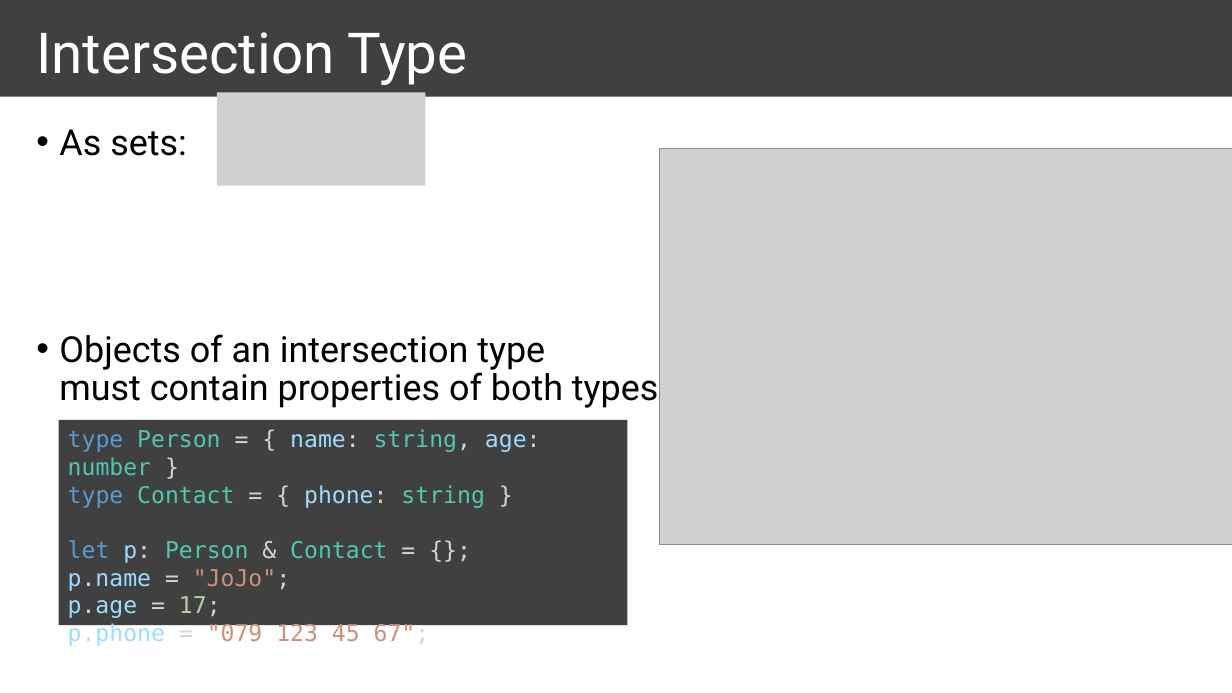
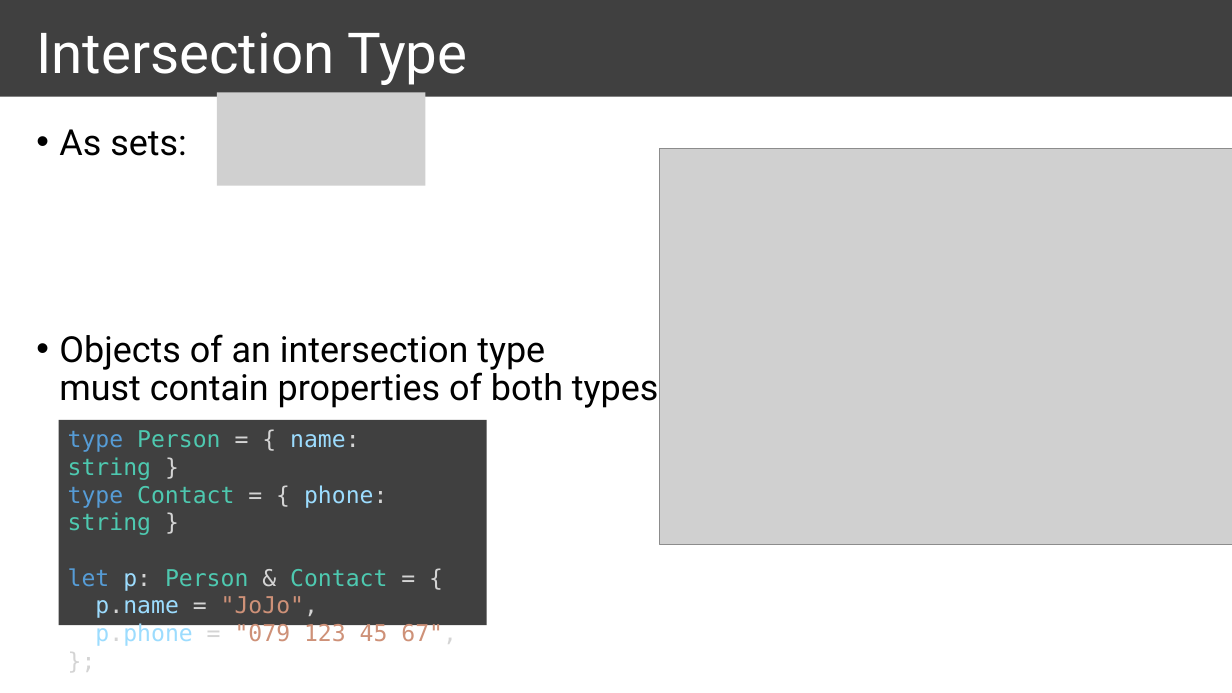
Before and after one commit to ymekesser/a-type-of-magic-presentation, a slide deck: slide 17 of a-type-of-magic.pptx. Drawn at 1232x693 pixels with LibreOffice and Linux fonts; fonts in the diff are those of the drawing; grey boxes stand for pictures. Boxes give left, top, right and bottom in pixels: in the first picture for what was removed or moved away, otherwise in the second. Text is boxed around its words. In the diff, an @@ line names an element or a change of style, - is before the commit and + after.

```diff
--- a/a-type-of-magic.pptx
+++ b/a-type-of-magic.pptx
@@ rectangle "type Person = { name: ..." resized from (x1=58, y1=421, x2=628, y2=626) to (x1=58, y1=421, x2=486, y2=626) @@
@@ text in rectangle at (x1=68, y1=430, x2=360, y2=480): text changed @@
-type Person = { name: string, age: number }
+type Person = { name: string }
@@ text in rectangle at (x1=68, y1=568, x2=457, y2=646): text changed @@
-let p: Person & Contact = {};
-p.name = "JoJo";
-p.age = 17;
-p.phone = "079 123 45 67";
+let p: Person & Contact = {
+p.name = "JoJo",
+p.phone = "079 123 45 67",
+};
```
Also in this commit, not shown: 2 other slides changed, 2 slides added, 1 slide removed, 4 other files.
